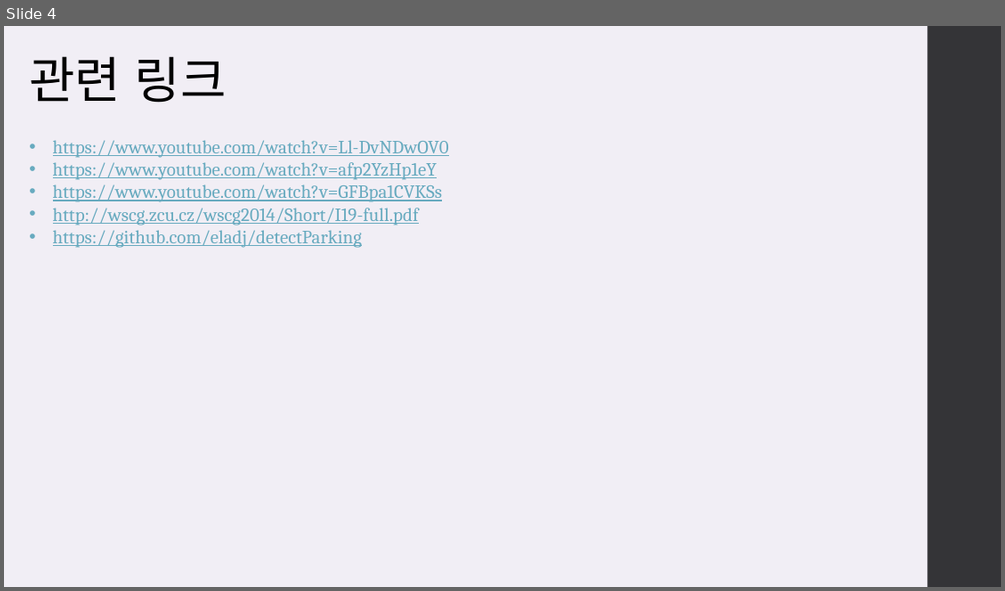
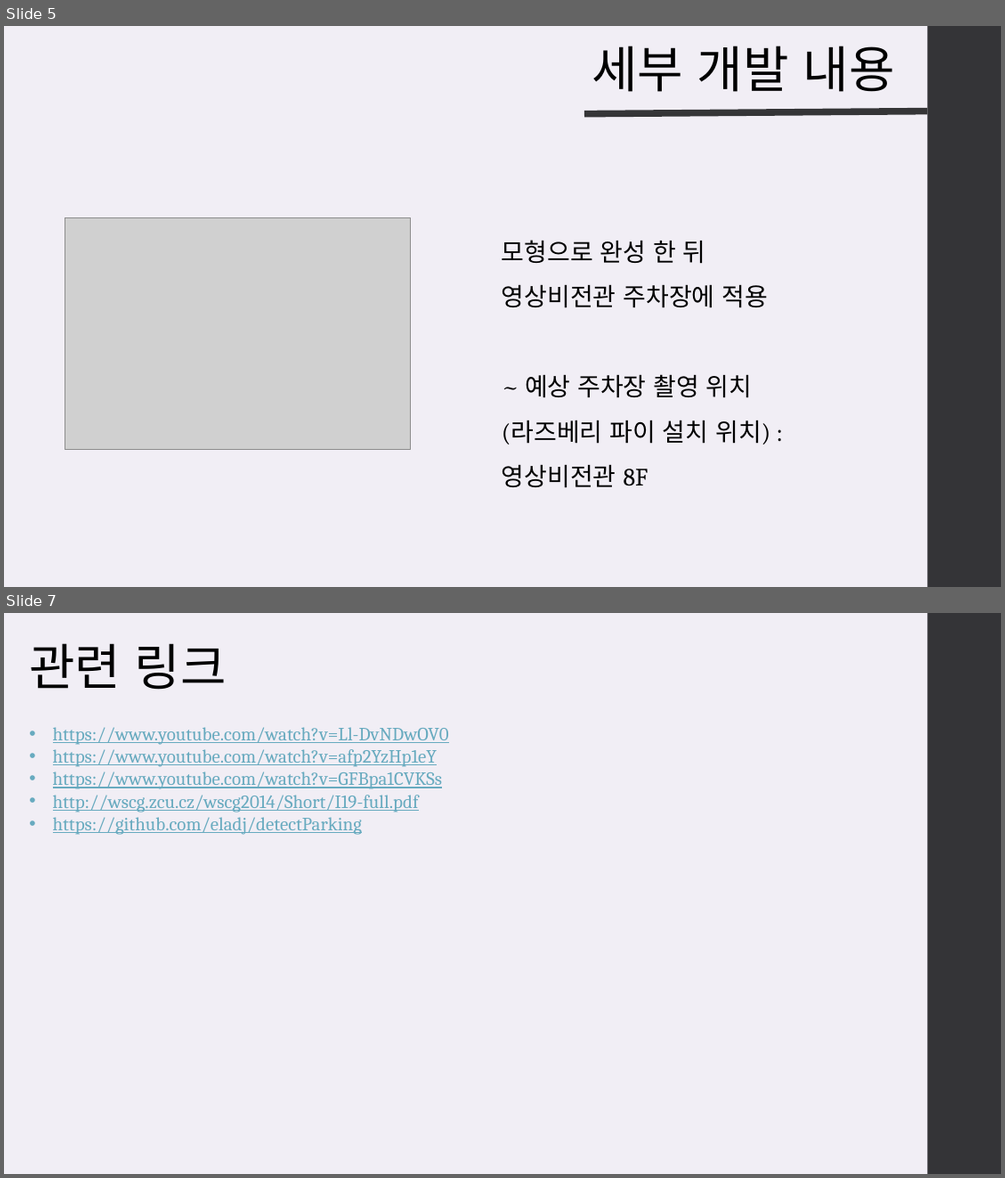
Before and after one commit to NetLSS/Smart-hs-parking-lot-Project, a slide deck: 졸프 초안.pptx. Shown one above the other, each under a label of ours: slide 4 before the commit, slides 5 and 7 after it; the slides between them are not shown. The pictures are 1005x591 and 1005x1178 pixels, drawn with LibreOffice and Linux fonts; fonts in the diff are those of the drawing; grey boxes stand for pictures. Boxes give left, top, right and bottom in pixels: in the first picture for what was removed or moved away, otherwise in the second. Text is boxed around its words. In the diff, an @@ line names an element or a change of style, - is before the commit and + after.

Commit message:
Add files via upload
세부내용 추가 및 소제목, 제목 수정

```diff
--- a/졸프 초안.pptx
+++ b/졸프 초안.pptx
@@ slide 5 added at <box>4,26,1001,587</box>, background #F1EEF5; not listed: 1 template element that a slide beside it also shows @@
@@ text added at <box>591,46,895,92</box>, 48 pt, text #000000 @@
+세부 개발 내용
@@ line added from (584, 113) to (928, 111), #353537 6.5 pt @@
@@ picture added at <box>65,218,409,450</box> @@
@@ text added at <box>502,240,770,488</box>, 24 pt, text #000000 @@
+모형으로 완성 한 뒤
+영상비전관 주차장에 적용
+~ 예상 주차장 촬영 위치
+(라즈베리 파이 설치 위치) : 영상비전관 8F
@@ what was slide 4 is now slide 7 @@
```
Also in this commit, not shown: 3 slides changed, 1 other slide added.
